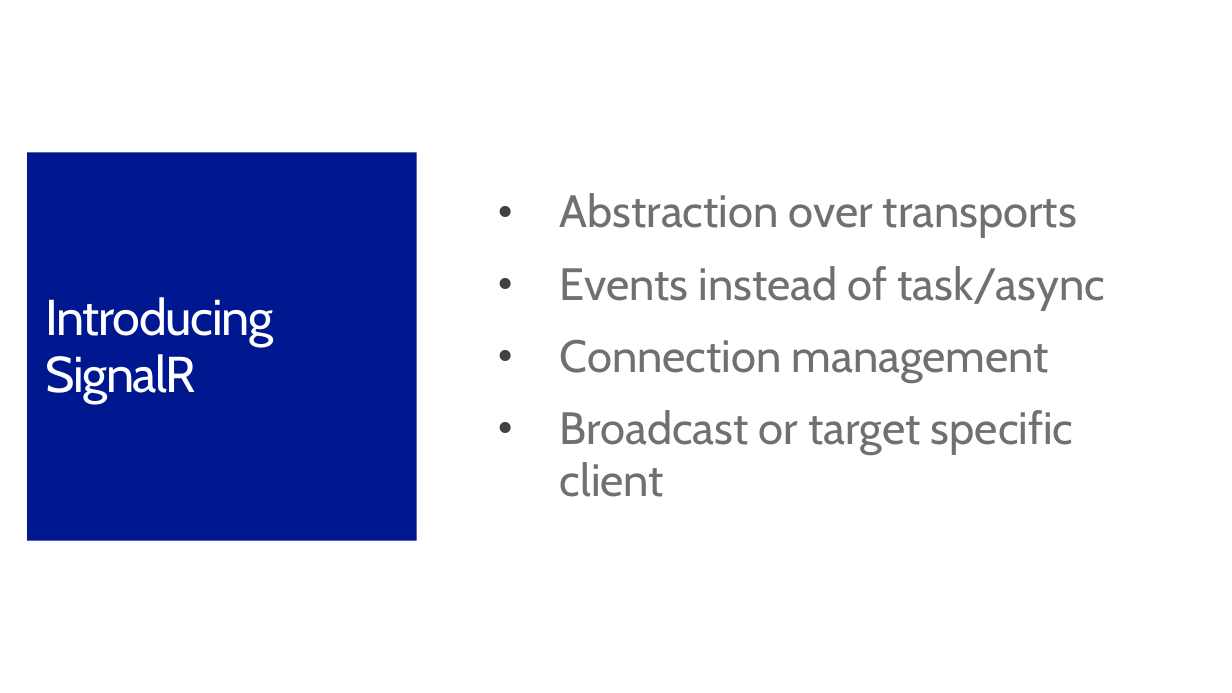
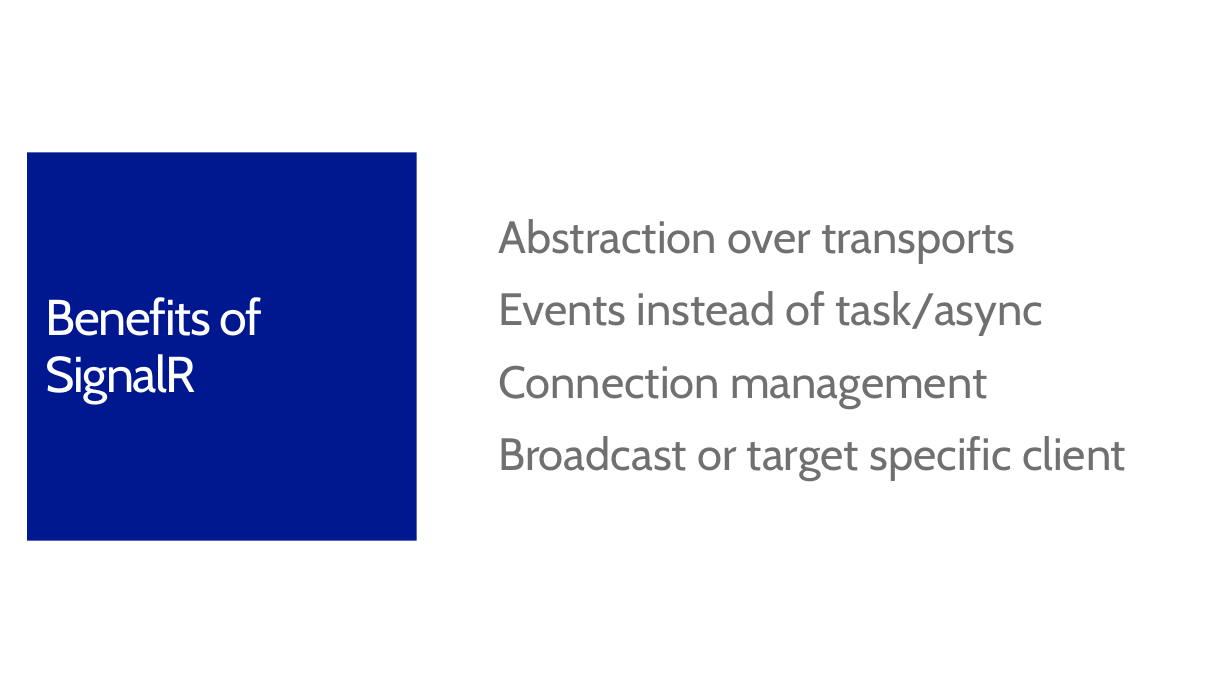
Before and after one commit to jongalloway/Angular-and-ASPNET-Build2014, a slide deck: slide 28 of AngularMTG/Slides/Building a Single Page Application with ASP.NET and Angular.js.pptx (slide 19 before the commit). Drawn at 1232x693 pixels with LibreOffice and Linux fonts; fonts in the diff are those of the drawing; background and template pictures are left out. Boxes give left, top, right and bottom in pixels: in the first picture for what was removed or moved away, otherwise in the second. Text is boxed around its words. In the diff, an @@ line names an element or a change of style, - is before the commit and + after.

```diff
--- a/AngularMTG/Slides/Building a Single Page Application with ASP.NET and Angular.js.pptx
+++ b/AngularMTG/Slides/Building a Single Page Application with ASP.NET and Angular.js.pptx
@@ text "Abstraction over transports" at [498,219,1126,481]: bullet • to none @@
@@ title at [45,297,263,403]: text changed @@
-Introducing SignalR
+Benefits of SignalR
```
Also in this commit, not shown: 4 other slides changed, 11 slides added, 1 slide removed.
